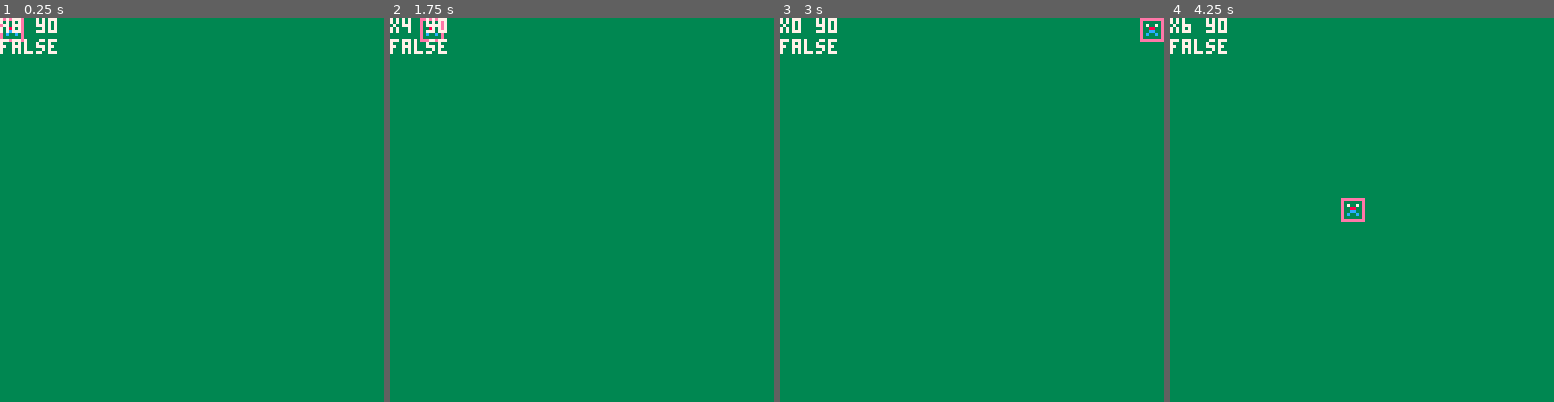
Above: before the commit, frames 1-4 (left to right).
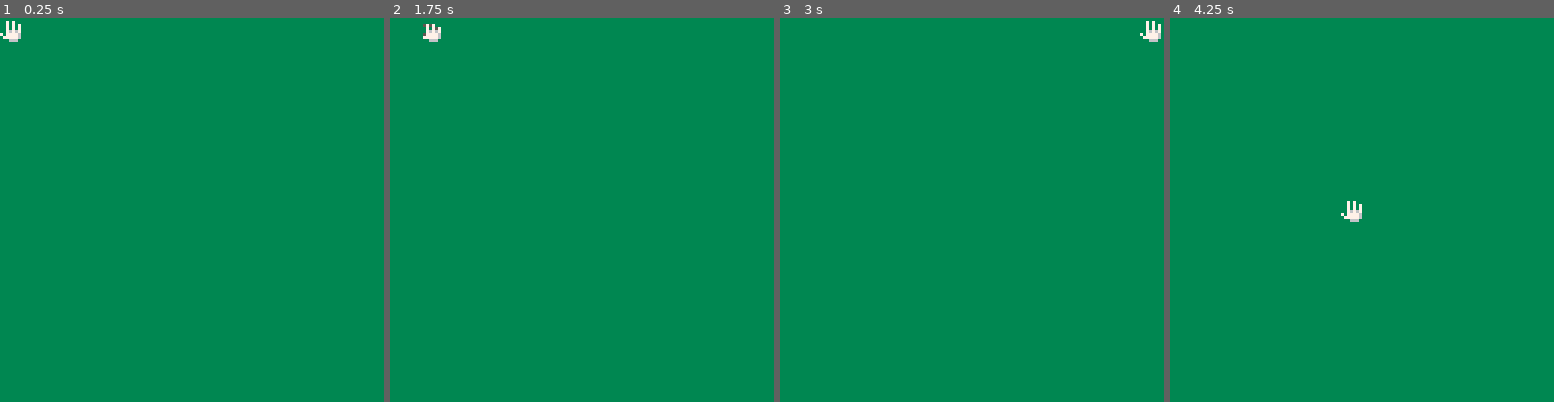
Above: after the commit, the same moments.

Repository: bookcasey/pico-hello
Game: PICO-8 cartridge test.p8
Two runs of this game, one before a commit and one after it. Both use one fixed random seed, a clock stepped at 60 frames per second and the inputs below.
Inputs:
- Up to frame 1 (0.25 s): no input
- Up to frame 2 (1.75 s): tap O (Z key) at 0.7, 1.7 s; hold Right from 1.6 s (still down)
- Up to frame 3 (3 s): release Right at 2.1 s; tap O (Z key) at 2.1, 2.5, 2.9 s; hold Up 2.15-2.42 s; hold Right from 2.47 s (still down)
- Up to frame 4 (4.25 s): release Right at 3.03 s; hold Left 3.08-3.58 s; tap O (Z key) at 3.3, 3.7, 4.1 s; hold Down 3.63-3.97 s; hold Right from 4.02 s (still down)

The runs differ from the first frame. In frame 1, 0.7% of the frame differs, in the area x 0-15%, y 0-10%; in frame 2, 0.7%; in frame 3, 0.9%, in the area x 0-100%, y 0-10%; in frame 4, 0.9%.

Commit message:
wip hands, and refactor

Diff:
--- a/test.p8
+++ b/test.p8
@@ -9,11 +9,10 @@
     inertia={
       x = 0,
       y = 0
-    }
+    },
+    grabbing = false
   }
 end
-
-
 
 function drain_inertia(dimension)
   if (player['inertia'][dimension] > 0) then
@@ -45,7 +44,8 @@
   return total_inertia > 6
 end
 
-function move()
+function _update()
+
   if(btn(0) and btn(1)) then
     drain_inertia('x')
   elseif (btn(0)) then
@@ -56,21 +56,6 @@
     elseif(player['inertia']['x'] > -6) then
       player['inertia']['x'] -= 1
     end
-  end
-end
-
-function _update()
-
-  if(btn(0) and btn(1)) then
-    drain_inertia('x')
-  elseif (btn(0)) then
-    if(btn(2) or btn(3)) then
-      if(player['inertia']['x'] > -4) then
-        player['inertia']['x'] -= 1
-      end
-    elseif(player['inertia']['x'] > -6) then
-      player['inertia']['x'] -= 1
-    end
   elseif (btn(1)) then
     if(btn(2) or btn(3)) then
       if(player['inertia']['x'] < 4) then
@@ -125,27 +110,39 @@
   if (not hit_wall(new_y, 'y')) then
     player['y'] = new_y
   end
+
+  -- grabby
+
+  if(btn(4)) then
+    player['grabbing'] = true
+  else
+    player['grabbing'] = false
+  end
 end
 
 function _draw()
    cls()
    rectfill(0, 0, 128, 128, 3)
-   spr(0, player['x'], player['y'])
-   print('x'..abs(player['inertia']['x'])..' y'..abs(player['inertia']['y']), 0, 0, 7)
-   print(too_fast(), 0, 7)
+   if(not player['grabbing']) then
+     spr(0, player['x'], player['y'])
+   else
+     spr(1, player['x'], player['y'])
+   end
+  --  print('x'..abs(player['inertia']['x'])..' y'..abs(player['inertia']['y']), 0, 0, 7)
+  --  print(too_fast(), 0, 7)
 
 end
 
 __gfx__
-eeeeeeee000000000000000000000000000000000000000000000000000000000000000000000000000000000000000000000000000000000000000000000000
-e000000e000000000000000000000000000000000000000000000000000000000000000000000000000000000000000000000000000000000000000000000000
-e070070e000000000000000000000000000000000000000000000000000000000000000000000000000000000000000000000000000000000000000000000000
-e008800e000000000000000000000000000000000000000000000000000000000000000000000000000000000000000000000000000000000000000000000000
-e00cc00e000000000000000000000000000000000000000000000000000000000000000000000000000000000000000000000000000000000000000000000000
-e0c00c0e000000000000000000000000000000000000000000000000000000000000000000000000000000000000000000000000000000000000000000000000
-e000000e000000000000000000000000000000000000000000000000000000000000000000000000000000000000000000000000000000000000000000000000
-eeeeeeee000000000000000000000000000000000000000000000000000000000000000000000000000000000000000000000000000000000000000000000000
-00000000000000000000000000000000000000000000000000000000000000000000000000000000000000000000000000000000000000000000000000000000
+00000000000000000000000000000000000000000000000000000000000000000000000000000000000000000000000000000000000000000000000000000000
+00707000000000000000000000000000000000000000000000000000000000000000000000000000000000000000000000000000000000000000000000000000
+00707070057570000000000000000000000000000000000000000000000000000000000000000000000000000000000000000000000000000000000000000000
+00707070007075700700000000000000000000000000000000000000000000000000000000000000000000000000000000000000000000000000000000000000
+00767670007676700700000000000000000000000000000000000000000000000000000000000000000000000000000000000000000000000000000000000000
+70777760057777607700000000000000000000000000000000000000000000000000000000000000000000000000000000000000000000000000000000000000
+07777760077777607700000000000000000000000000000000000000000000000000000000000000000000000000000000000000000000000000000000000000
+00066600000666007700000000000000000000000000000000000000000000000000000000000000000000000000000000000000000000000000000000000000
+00000000000000777000000000000000000000000000000000000000000000000000000000000000000000000000000000000000000000000000000000000000
 00000000000000000000000000000000000000000000000000000000000000000000000000000000000000000000000000000000000000000000000000000000
 00000000000000000000000000000000000000000000000000000000000000000000000000000000000000000000000000000000000000000000000000000000
 00000000000000000000000000000000000000000000000000000000000000000000000000000000000000000000000000000000000000000000000000000000
Not shown, changed: the music (__music__) section of test.p8
